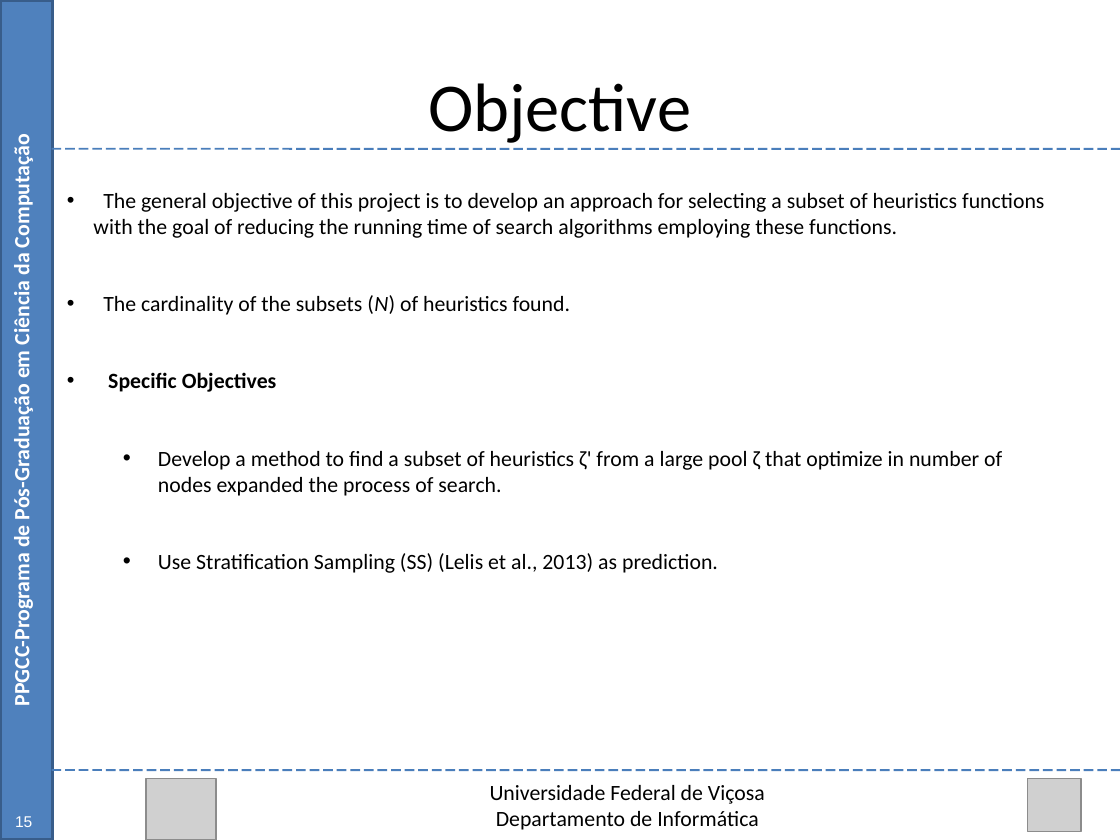
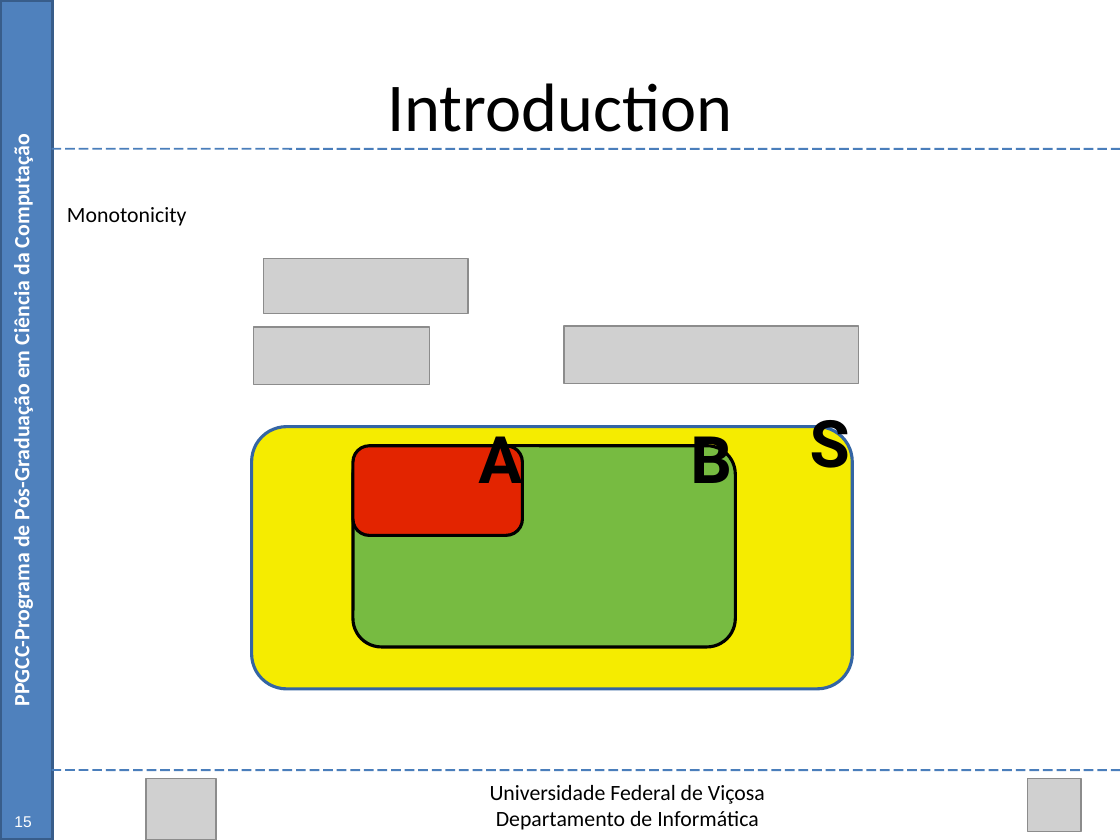
Before and after one commit to Marvinsky/research-marvin, a slide deck: slide 15 of latex/odp/selection heuristics.odp. Drawn at 1120x840 pixels with LibreOffice and Linux fonts; fonts in the diff are those of the drawing; grey boxes stand for pictures. Boxes give left, top, right and bottom in pixels: in the first picture for what was removed or moved away, otherwise in the second. Text is boxed around its words. In the diff, an @@ line names an element or a change of style, - is before the commit and + after.

Commit message:
10/09/15 update selection heuristics

```diff
--- a/latex/odp/selection heuristics.odp
+++ b/latex/odp/selection heuristics.odp
@@ text at box(387, 83, 732, 132): text changed @@
-Objective
+Introduction
@@ text at box(67, 207, 186, 226): text changed @@
-• The general objective of this project is to develop an approach for selecting a subset of heuristics functions with the goal of reducing the running time of search algorithms employing these functions.
-• The cardinality of the subsets (N) of heuristics found.
-• Specific Objectives
-  • Develop a method to find a subset of heuristics ζ' from a large pool ζ that optimize in number of nodes expanded the process of search.
-  • Use Stratification Sampling (SS) (Lelis et al., 2013) as prediction.
+Monotonicity
@@ picture added at box(263, 259, 468, 314) @@
@@ picture added at box(253, 327, 429, 384) @@
@@ picture added at box(564, 326, 859, 383) @@
@@ text added at box(810, 407, 850, 468), 42 pt, text #000000, bold @@
+S
@@ rounded rectangle added at box(252, 427, 852, 689), fill #F5EC00, outline #3465A4 2.01 pt @@
@@ rounded rectangle added at box(353, 446, 735, 647), fill #77BB41, outline #000000 2.01 pt @@
@@ rounded rectangle added at box(353, 446, 522, 535), fill #E32400, outline #000000 2.01 pt @@
@@ text added at box(478, 423, 522, 499), 42 pt, text #000000, bold @@
+A
@@ text added at box(690, 423, 732, 499), 42 pt, text #000000, bold @@
+B
```
Also in this commit, not shown: 2 other slides changed, 1 slide removed.
